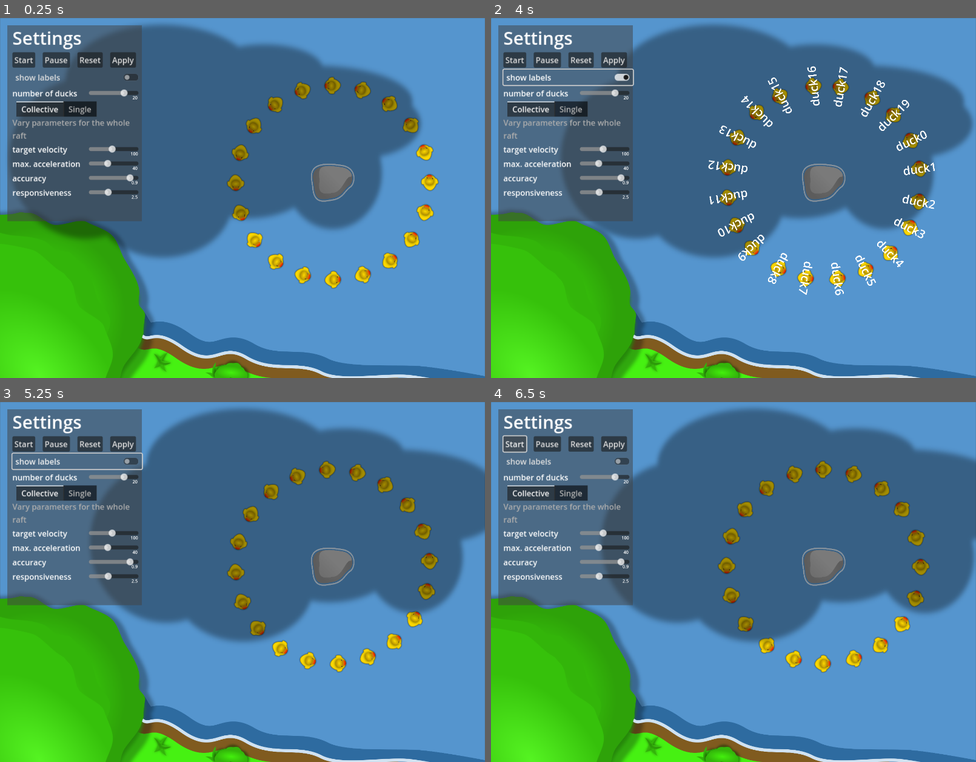
Above: before the commit, frames 1-4 (two rows, left to right).
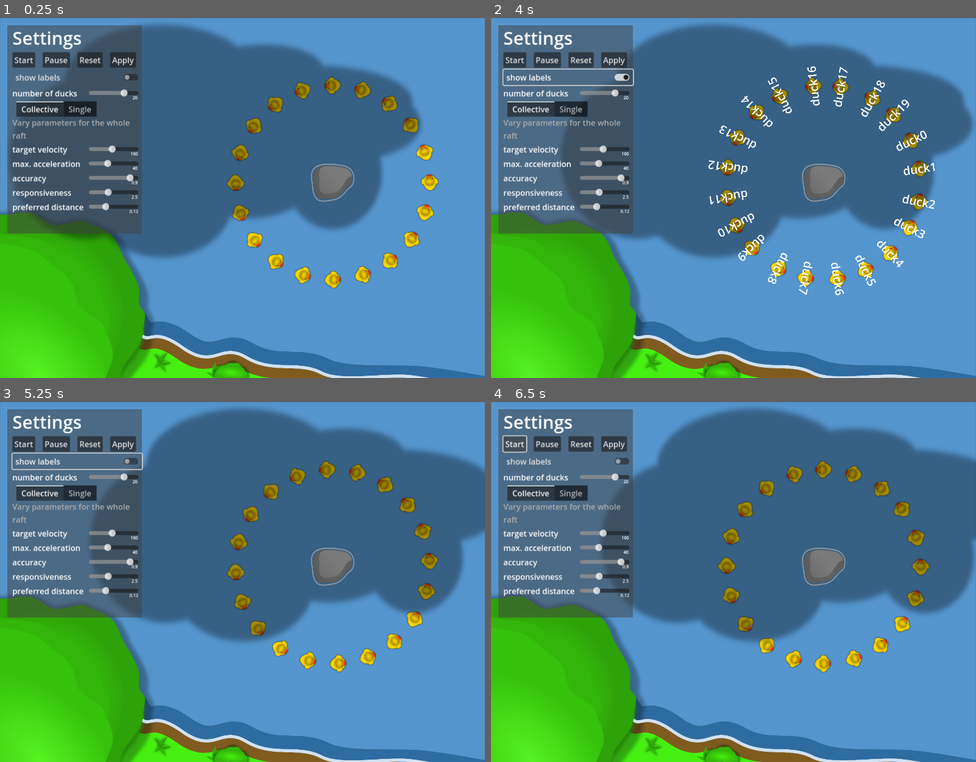
Above: after the commit, the same moments.

Repository: RichtersFinger/DuckTraffic
Game: Godot game, scene res://simulation.tscn
The game is run twice, just before and just after one commit, with the same random seed, the same clock (stepped at 60 frames per second) and the same inputs.
Inputs:
- Up to frame 1 (0.25 s): no input
- Up to frame 2 (4 s): click "Reset" at 0.5 s; click "Apply" at 1.25 s; click "Start" at 2 s; click "Start" at 2.75 s; click "show labels" at 3.5 s
- Up to frame 3 (5.25 s): click "Apply" at 4.25 s; click "show labels" at 5 s
- Up to frame 4 (6.5 s): click "Start" at 5.75 s

The runs differ from the first frame. In frame 1, 1.1% of the frame differs, in the area x 1-30%, y 51-60%; in frame 2, 1.3%, in the area x 1-90%, y 13-62%; in frame 3, 1.2%; in frame 4, 1.2%.

Commit message:
[GUI, simulation] simplify free-dist and add setting to GUI

Diff:
--- a/duck.gd
+++ b/duck.gd
@@ -11,7 +11,6 @@
 var max_acceleration: float = 40.0
 var responsiveness: float = 2.5  # emergency-breaking factor for max_acceleration
 var free_dist: float = 0.15*PI
-var min_dist: float = 0.12*PI
 var collision_dist: float = 0.06*PI
 
 var other_ducks = []  # used to track collisions
@@ -46,9 +45,7 @@
 	if distance < collision_dist:
 		current_velocity = min(0.0, current_velocity)
 		return axis * current_velocity
-	current_velocity += delta * responsiveness * max_acceleration * (
-		distance - 0.5*(free_dist + min_dist)
-	)
+	current_velocity += delta * responsiveness * max_acceleration * (distance - free_dist)
 	current_velocity = max(0.0, current_velocity)
 	return axis * current_velocity
 
--- a/simulation.gd
+++ b/simulation.gd
@@ -23,6 +23,8 @@
 var raft_accuracy: float = 0.9
 @onready var raft_responsiveness_slider = $GUI/MarginContainer/VBoxContainer/TabContainer/Collective/VBoxContainer/ResponsivenessSlider/HSlider
 var raft_responsiveness: float = 2.5
+@onready var raft_freedist_slider = $GUI/MarginContainer/VBoxContainer/TabContainer/Collective/VBoxContainer/FreeDistSlider/HSlider
+var raft_freedist: float = 0.12
 # rouge - settings
 @onready var rouge_active_button = $GUI/MarginContainer/VBoxContainer/TabContainer/Single/VBoxContainer/Active
 var rouge_active = false
@@ -34,6 +36,8 @@
 var rouge_accuracy: float = 0.9
 @onready var rouge_responsiveness_slider = $GUI/MarginContainer/VBoxContainer/TabContainer/Single/VBoxContainer/ResponsivenessSlider/HSlider
 var rouge_responsiveness: float = 2.5
+@onready var rouge_freedist_slider = $GUI/MarginContainer/VBoxContainer/TabContainer/Single/VBoxContainer/FreeDistSlider/HSlider
+var rouge_freedist: float = 0.12
 
 
 # initialize simulation (create ducks and set initial position)
@@ -79,6 +83,7 @@
 	raft_max_acceleration = raft_max_acceleration_slider.value
 	raft_accuracy = raft_accuracy_slider.value
 	raft_responsiveness = raft_responsiveness_slider.value
+	raft_freedist = raft_freedist_slider.value
 	rouge_active = rouge_active_button.button_pressed
 	rouge_target_velocity = rouge_target_velocity_slider.value
 	rouge_max_acceleration = rouge_max_acceleration_slider.value
@@ -103,6 +108,7 @@
 		ducks[i].consistency_accuracy = 1.0 - raft_accuracy
 		ducks[i].consistency_phase = rand.randf_range(0.0, 2 * PI)
 		ducks[i].target_velocity *= rand.randf_range(raft_accuracy, 2.0 - raft_accuracy)
+		ducks[i].free_dist = raft_freedist * PI
 		add_child(ducks[i])
 	if rouge_active:
 		ducks[0].target_velocity = rouge_target_velocity
--- a/simulation.tscn
+++ b/simulation.tscn
@@ -58,7 +58,7 @@
 [node name="GUI" type="MarginContainer" parent="."]
 z_index = 20
 offset_right = 301.0
-offset_bottom = 424.5
+offset_bottom = 449.87
 scale = Vector2(1.535, 1.535)
 theme_override_constants/margin_left = 15
 theme_override_constants/margin_top = 15
@@ -177,6 +177,18 @@
 step = 0.1
 value = 2.5
 
+[node name="FreeDistSlider" parent="GUI/MarginContainer/VBoxContainer/TabContainer/Collective/VBoxContainer" instance=ExtResource("6_81hte")]
+layout_mode = 2
+
+[node name="Name" parent="GUI/MarginContainer/VBoxContainer/TabContainer/Collective/VBoxContainer/FreeDistSlider" index="0"]
+text = "preferred distance"
+
+[node name="HSlider" parent="GUI/MarginContainer/VBoxContainer/TabContainer/Collective/VBoxContainer/FreeDistSlider" index="1"]
+min_value = 0.06
+max_value = 0.25
+step = 0.01
+value = 0.12
+
 [node name="Single" type="TabBar" parent="GUI/MarginContainer/VBoxContainer/TabContainer"]
 visible = false
 layout_mode = 2
@@ -240,6 +252,18 @@
 step = 0.1
 value = 2.5
 
+[node name="FreeDistSlider" parent="GUI/MarginContainer/VBoxContainer/TabContainer/Single/VBoxContainer" instance=ExtResource("6_81hte")]
+layout_mode = 2
+
+[node name="Name" parent="GUI/MarginContainer/VBoxContainer/TabContainer/Single/VBoxContainer/FreeDistSlider" index="0"]
+text = "preferred distance"
+
+[node name="HSlider" parent="GUI/MarginContainer/VBoxContainer/TabContainer/Single/VBoxContainer/FreeDistSlider" index="1"]
+min_value = 0.06
+max_value = 0.25
+step = 0.01
+value = 0.12
+
 [connection signal="pressed" from="GUI/MarginContainer/VBoxContainer/HBoxContainer/Start" to="GUI" method="_on_start_pressed"]
 [connection signal="pressed" from="GUI/MarginContainer/VBoxContainer/HBoxContainer/Pause" to="GUI" method="_on_pause_pressed"]
 [connection signal="pressed" from="GUI/MarginContainer/VBoxContainer/HBoxContainer/Reset" to="GUI" method="_on_reset_pressed"]
@@ -251,7 +275,9 @@
 [editable path="GUI/MarginContainer/VBoxContainer/TabContainer/Collective/VBoxContainer/MaxAccelerationSlider"]
 [editable path="GUI/MarginContainer/VBoxContainer/TabContainer/Collective/VBoxContainer/AccuracySlider"]
 [editable path="GUI/MarginContainer/VBoxContainer/TabContainer/Collective/VBoxContainer/ResponsivenessSlider"]
+[editable path="GUI/MarginContainer/VBoxContainer/TabContainer/Collective/VBoxContainer/FreeDistSlider"]
 [editable path="GUI/MarginContainer/VBoxContainer/TabContainer/Single/VBoxContainer/VelocitySlider"]
 [editable path="GUI/MarginContainer/VBoxContainer/TabContainer/Single/VBoxContainer/MaxAccelerationSlider"]
 [editable path="GUI/MarginContainer/VBoxContainer/TabContainer/Single/VBoxContainer/AccuracySlider"]
 [editable path="GUI/MarginContainer/VBoxContainer/TabContainer/Single/VBoxContainer/ResponsivenessSlider"]
+[editable path="GUI/MarginContainer/VBoxContainer/TabContainer/Single/VBoxContainer/FreeDistSlider"]
